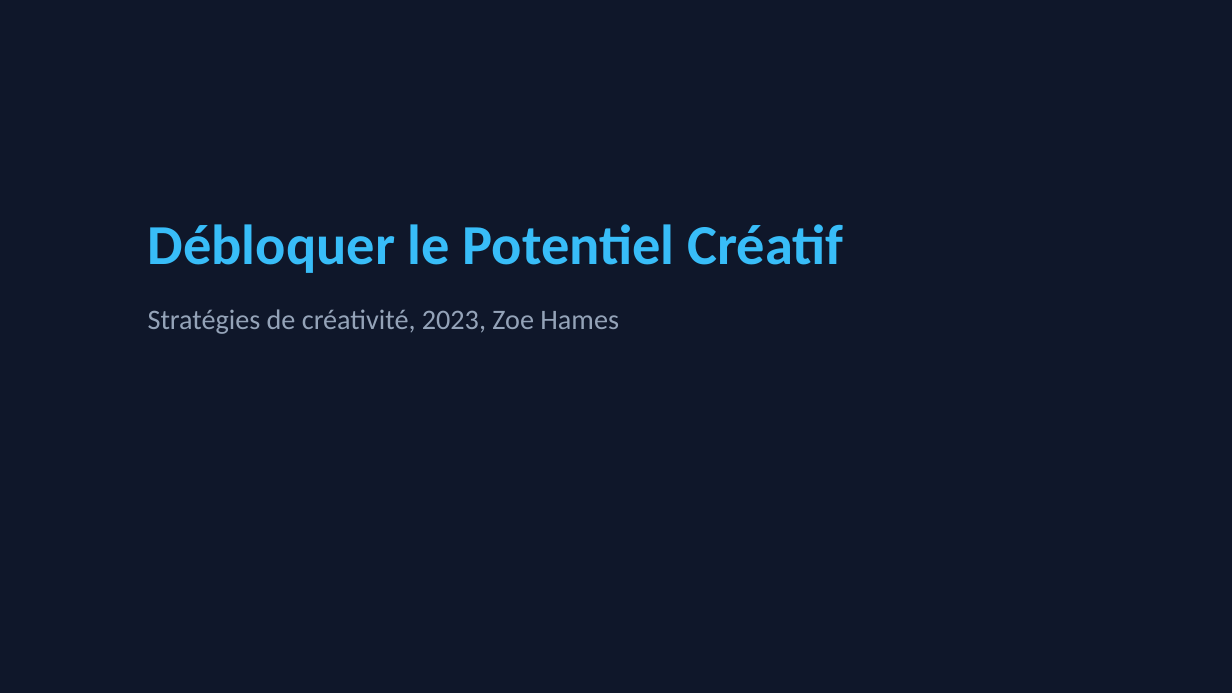
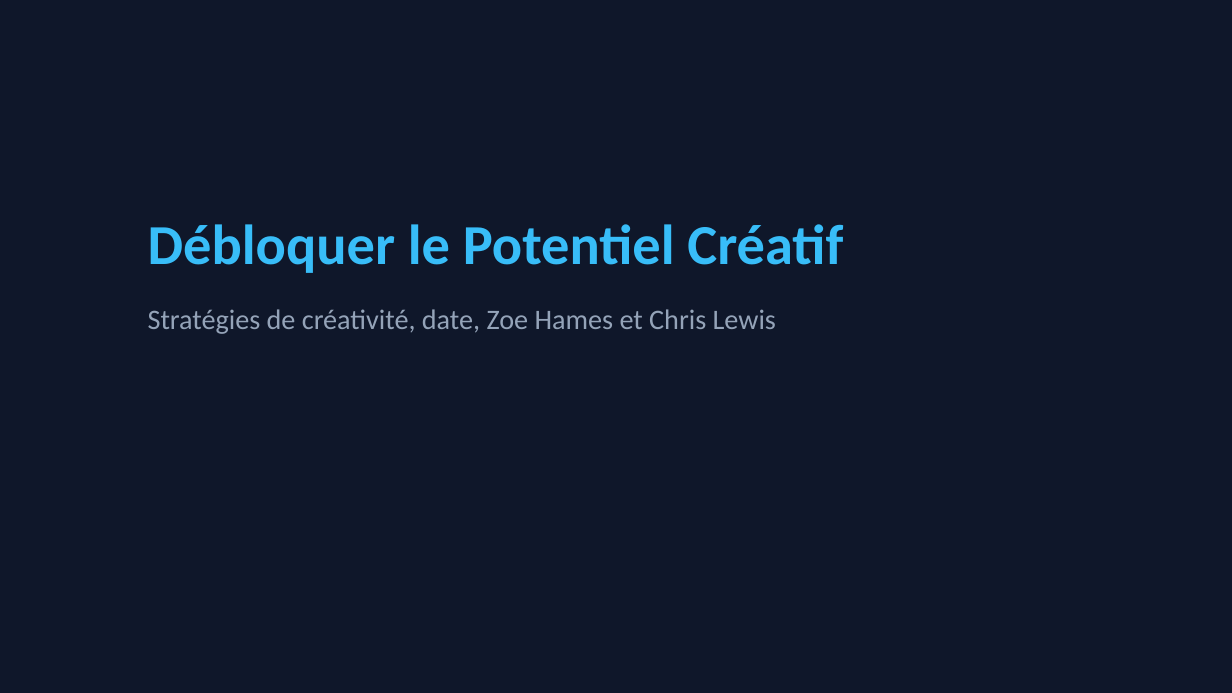
Before and after one commit to caroheymes/video-2-powerpoint-and-more, a slide deck: slide 1 of demo/output/presentation.pptx. Drawn at 1232x693 pixels with LibreOffice and Linux fonts; fonts in the diff are those of the drawing. Boxes give left, top, right and bottom in pixels: in the first picture for what was removed or moved away, otherwise in the second. Text is boxed around its words. In the diff, an @@ line names an element or a change of style, - is before the commit and + after.

```diff
--- a/demo/output/presentation.pptx
+++ b/demo/output/presentation.pptx
@@ text at box(148, 309, 776, 334): text changed @@
-Stratégies de créativité, 2023, Zoe Hames
+Stratégies de créativité, date, Zoe Hames et Chris Lewis
```
Also in this commit, not shown: 1 other slide changed, 2 slides added, 9 other files.
